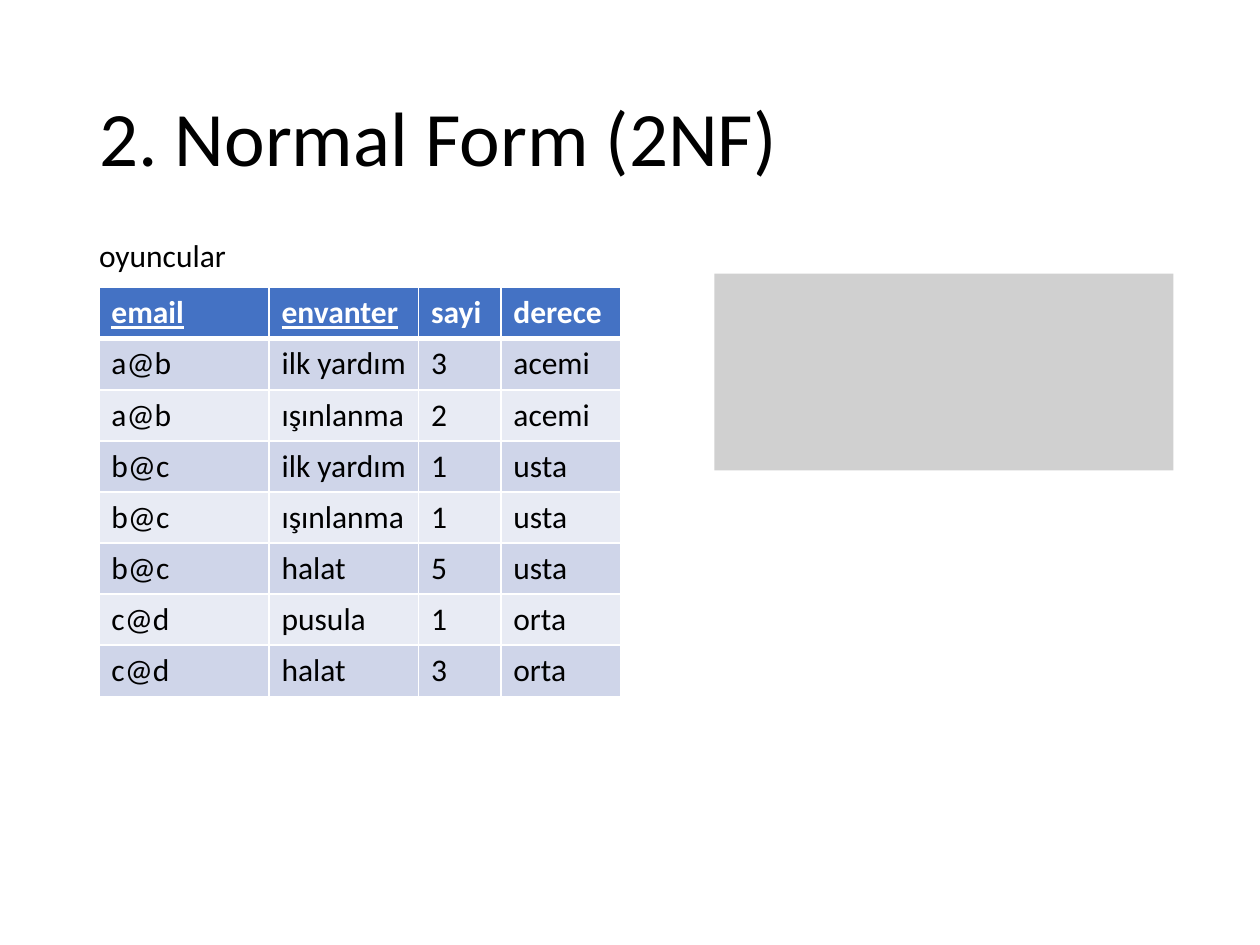
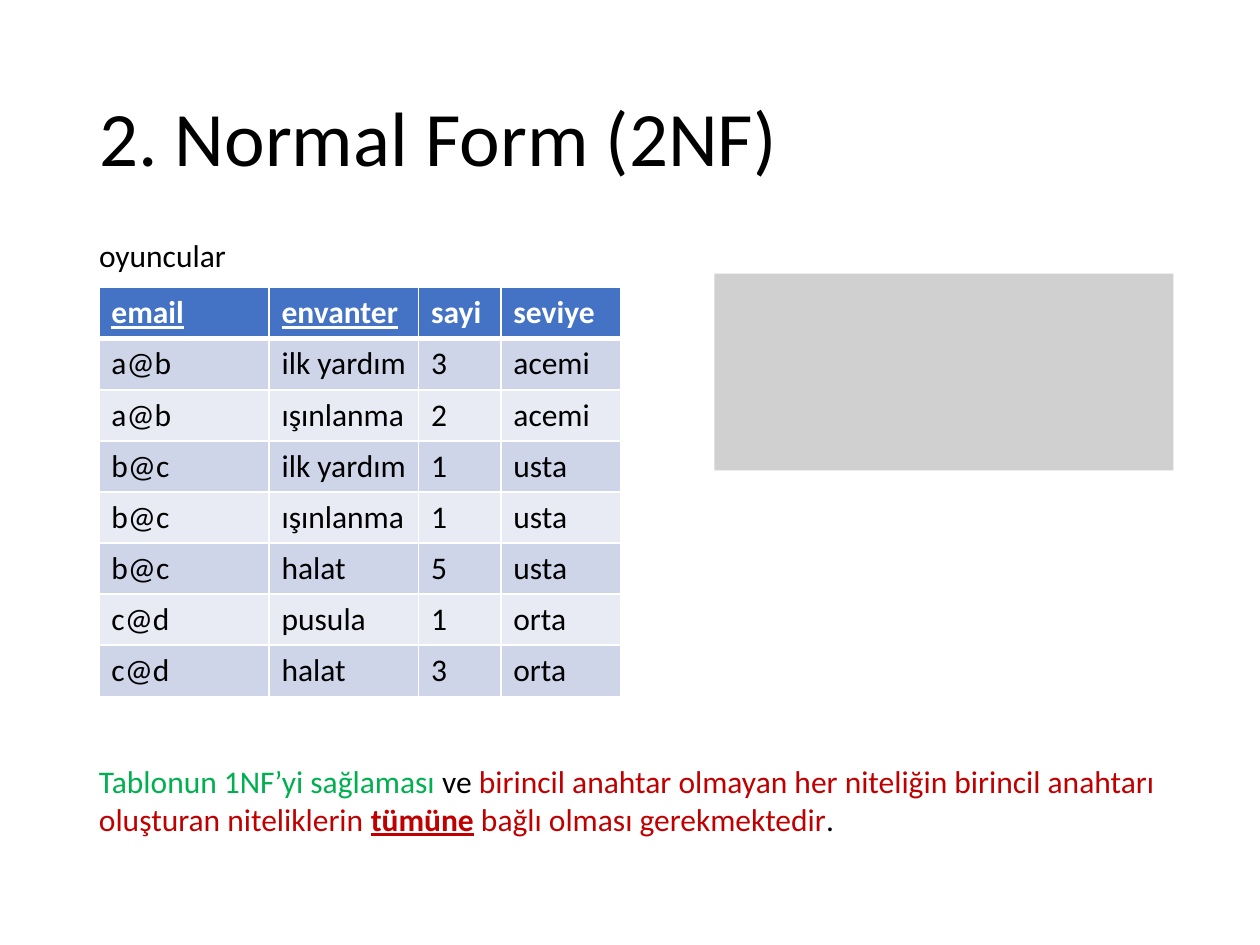
Before and after one commit to ihpar/dbms, a slide deck: slide 5 of Slides/Ders 5.1 Design 2NF.pptx. Drawn at 1260x945 pixels with LibreOffice and Linux fonts; fonts in the diff are those of the drawing; grey boxes stand for pictures. Boxes give left, top, right and bottom in pixels: in the first picture for what was removed or moved away, otherwise in the second. Text is boxed around its words. In the diff, an @@ line names an element or a change of style, - is before the commit and + after.

```diff
--- a/Slides/Ders 5.1 Design 2NF.pptx
+++ b/Slides/Ders 5.1 Design 2NF.pptx
@@ table at box(98, 287, 621, 696) @@
-row 1, column 4: derece
+row 1, column 4: seviye
@@ text added at box(99, 771, 1154, 837), 18 pt, text #C00000 @@
+Tablonun 1NF’yi sağlaması ve birincil anahtar olmayan her niteliğin birincil anahtarı oluşturan niteliklerin tümüne bağlı olması gerekmektedir.
```
Also in this commit, not shown: 3 other slides changed, 1 slide added, 8 other files.
